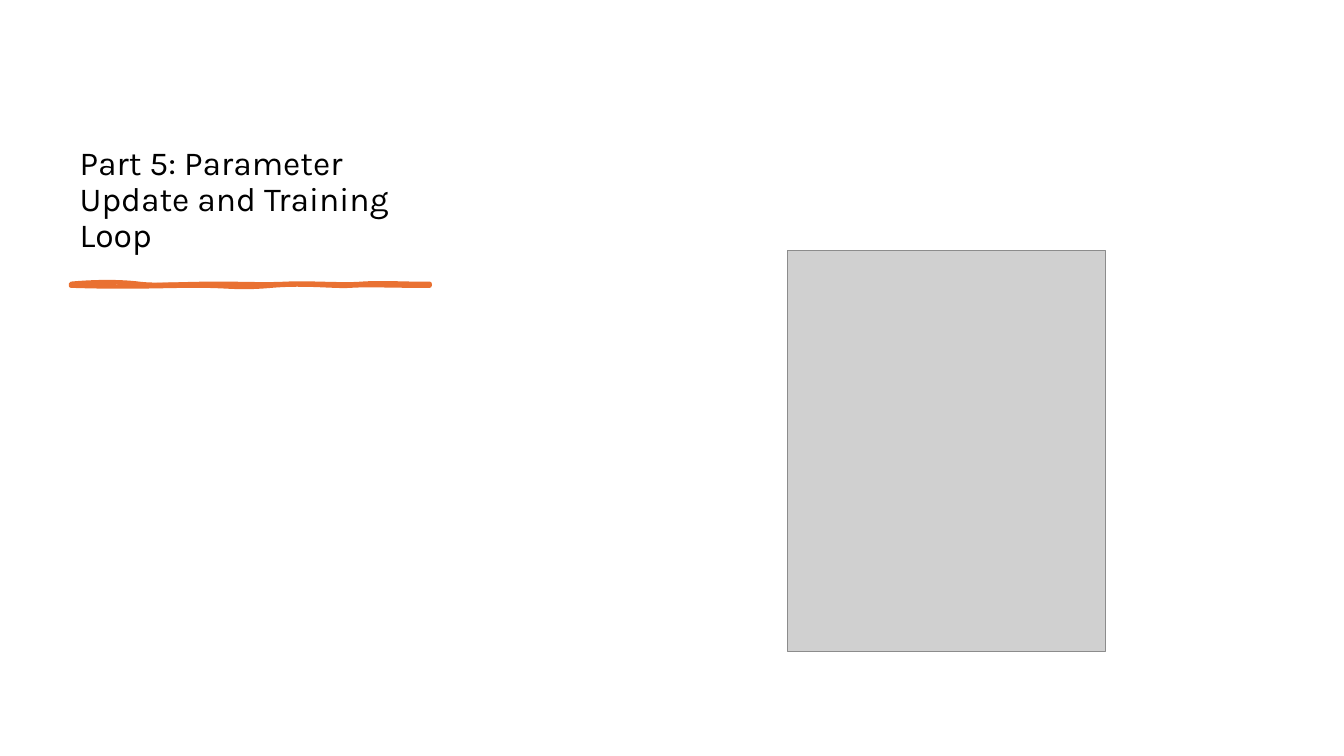
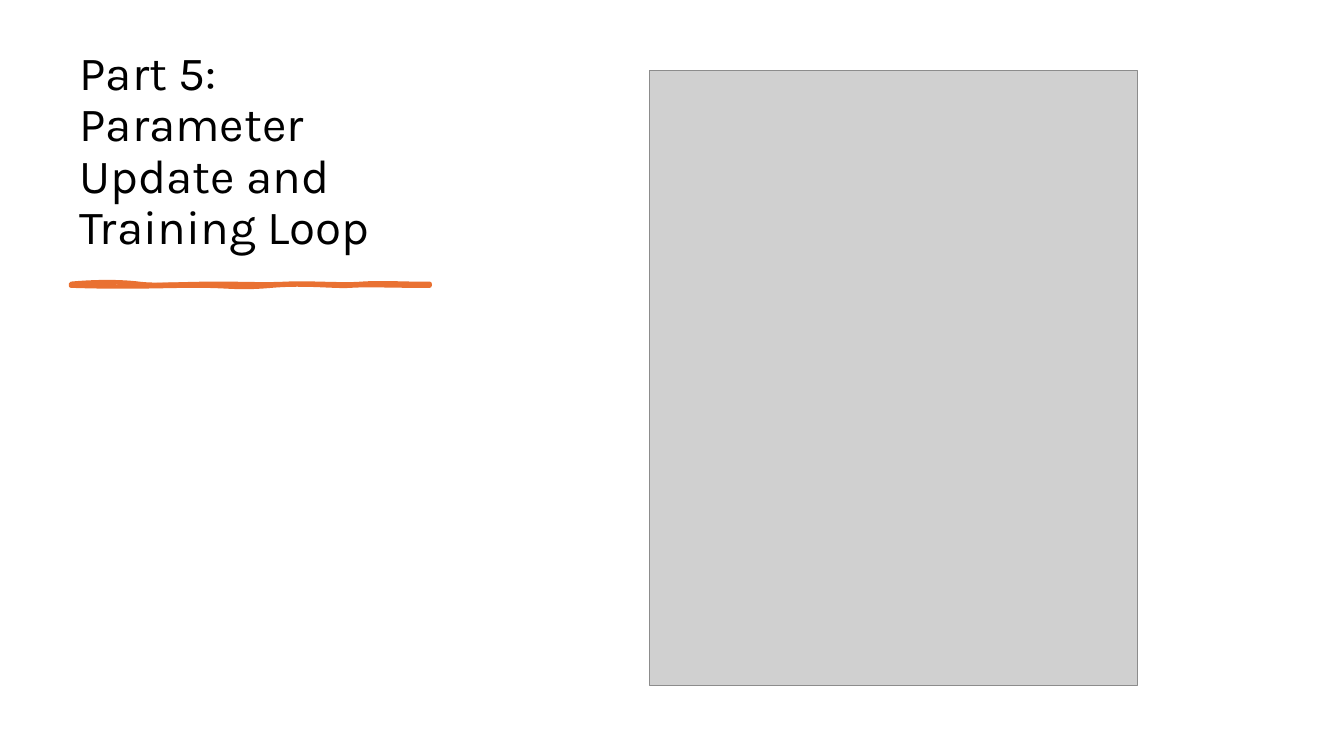
Before and after one commit to andim53/ml-ex-corr, a slide deck: slide 7 of presentation.pptx (slide 6 before the commit). Drawn at 1344x756 pixels with LibreOffice and Linux fonts; fonts in the diff are those of the drawing; grey boxes stand for pictures. Boxes give left, top, right and bottom in pixels: in the first picture for what was removed or moved away, otherwise in the second. Text is boxed around its words. In the diff, an @@ line names an element or a change of style, - is before the commit and + after.

```diff
--- a/presentation.pptx
+++ b/presentation.pptx
@@ title "Part 5: Parameter Update and ..." at (80, 60, 369, 256): size 24 to 34 pt @@
@@ picture: place and size @@
-picture at (787, 250, 1105, 651)
+picture at (650, 71, 1137, 686)
```
Also in this commit, not shown: 3 other slides changed, 8 slides added, 2 slides removed, 2 other files.
